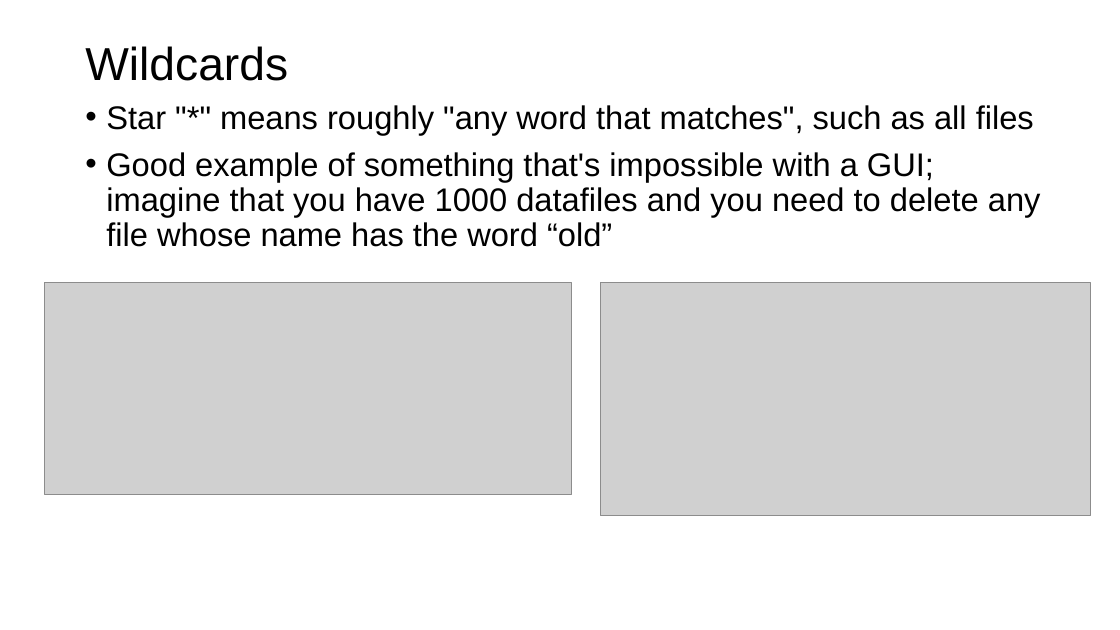
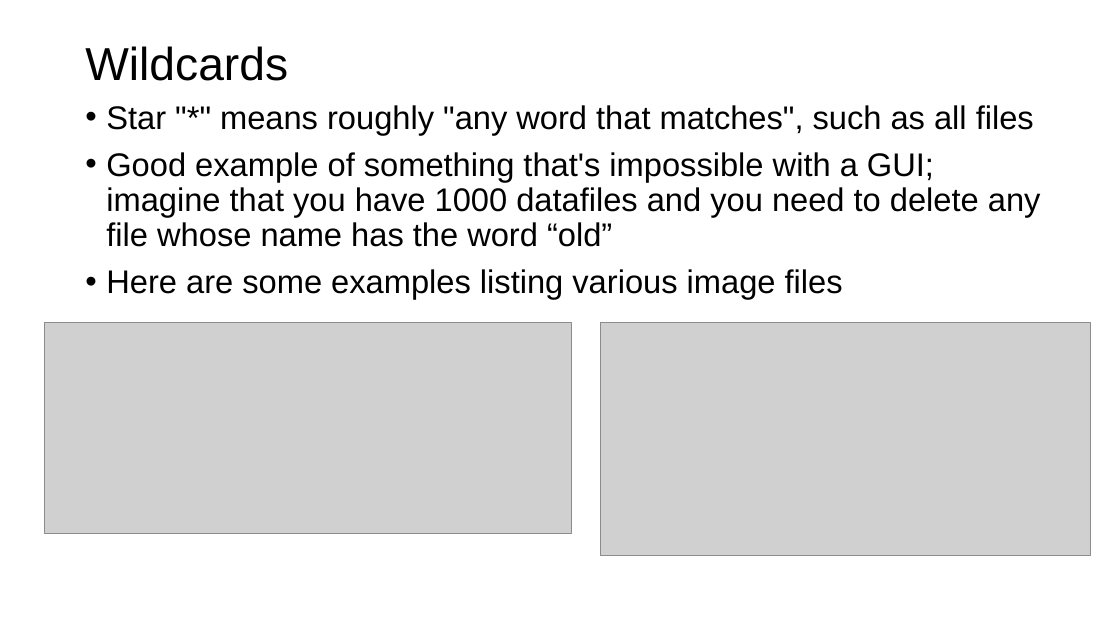
Before and after one commit to parrt/msds501, a slide deck: slide 15 of slides/terminal.pptx. Drawn at 1120x630 pixels with LibreOffice and Linux fonts; fonts in the diff are those of the drawing; grey boxes stand for pictures; background and template pictures are left out. Boxes give left, top, right and bottom in pixels: in the first picture for what was removed or moved away, otherwise in the second. Text is boxed around its words. In the diff, an @@ line names an element or a change of style, - is before the commit and + after.

```diff
--- a/slides/terminal.pptx
+++ b/slides/terminal.pptx
@@ text at (106,269,843,299): paragraph added @@
+• Here are some examples listing various image files
@@ picture: place and size @@
-picture at (45,282,571,494)
+picture at (45,322,571,534)
@@ picture: place and size @@
-picture at (601,282,1091,516)
+picture at (601,322,1091,555)
```
Also in this commit, not shown: 7 other slides changed, 4 other files.
